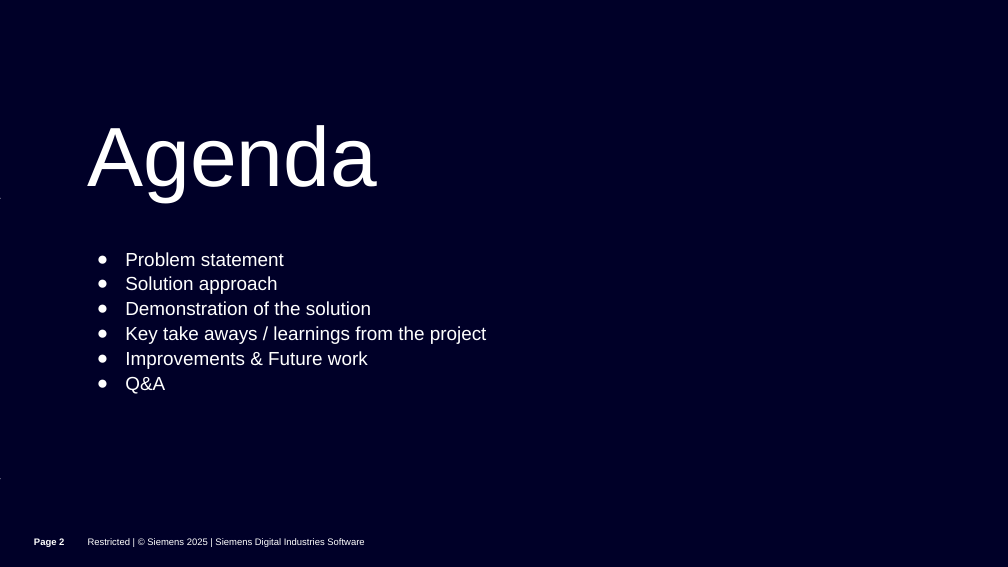
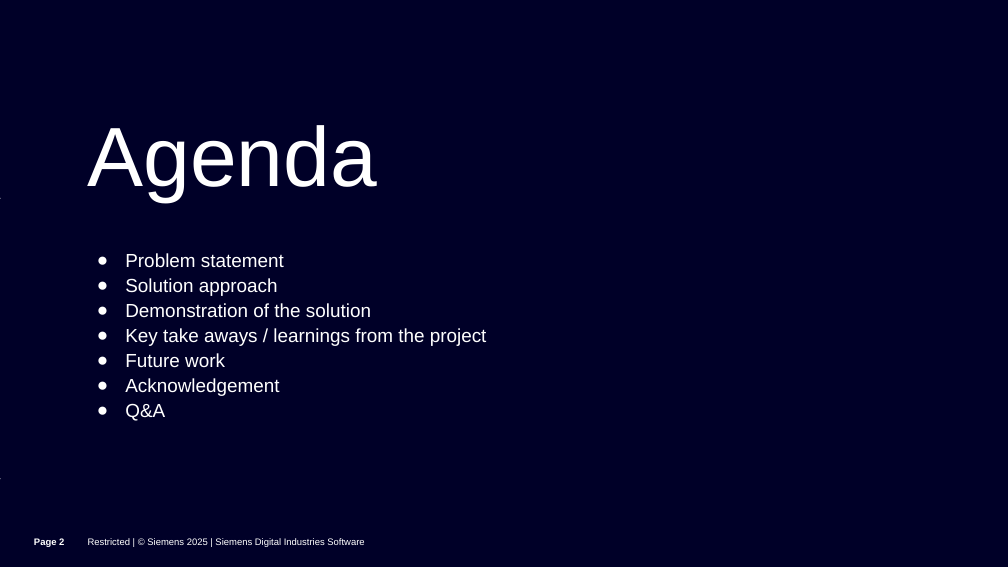
Before and after one commit to ashutoshkorde4/presentation, a slide deck: slide 2 of LCS_FY25 Internship Demo.pptx. Drawn at 1008x567 pixels with LibreOffice and Linux fonts; fonts in the diff are those of the drawing; background and template pictures are left out. Boxes give left, top, right and bottom in pixels: in the first picture for what was removed or moved away, otherwise in the second. Text is boxed around its words. In the diff, an @@ line names an element or a change of style, - is before the commit and + after.

Commit message:
reduced text

```diff
--- a/LCS_FY25 Internship Demo.pptx
+++ b/LCS_FY25 Internship Demo.pptx
@@ subtitle at (125,353,279,396): text changed @@
-● Improvements & Future work
+● Future work
+● Acknowledgement
```
Also in this commit, not shown: 7 other slides changed, 1 slide added.
